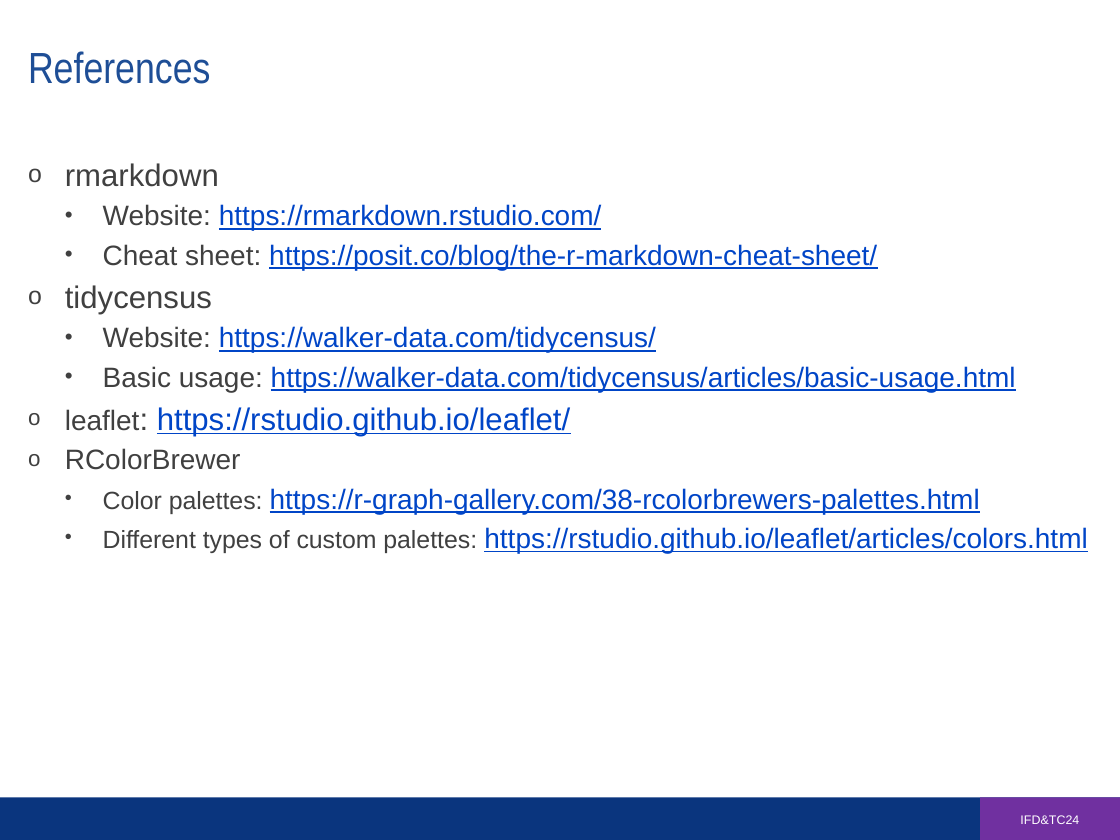
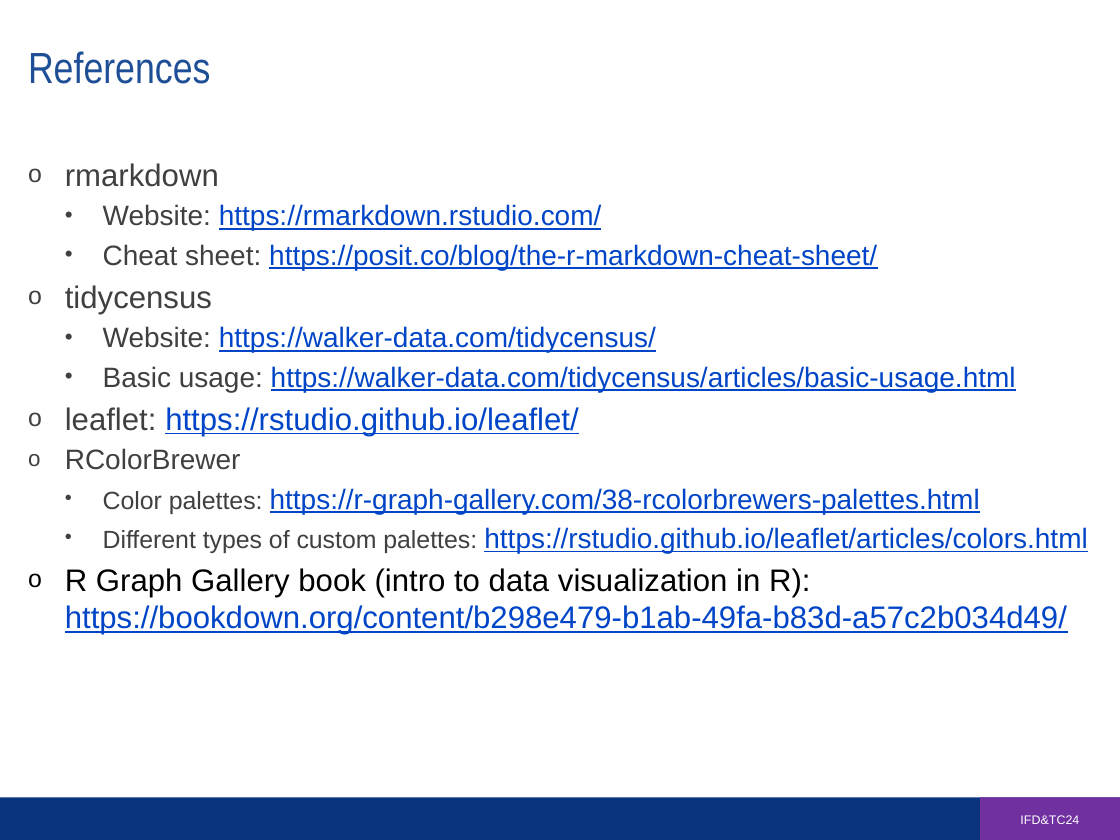
Before and after one commit to CharlotteLoobyRTI/IFDTC24, a slide deck: slide 14 of Presentation_V2.pptx (slide 13 before the commit). Drawn at 1120x840 pixels with LibreOffice and Linux fonts; fonts in the diff are those of the drawing. Boxes give left, top, right and bottom in pixels: in the first picture for what was removed or moved away, otherwise in the second. Text is boxed around its words. In the diff, an @@ line names an element or a change of style, - is before the commit and + after.

```diff
--- a/Presentation_V2.pptx
+++ b/Presentation_V2.pptx
@@ text at bbox=[65, 407, 578, 436]: size 18 to 20 pt in "leaflet:" @@
@@ text at bbox=[65, 568, 1067, 634]: paragraph added @@
+o R Graph Gallery book (intro to data visualization in R): https://bookdown.org/content/b298e479-b1ab-49fa-b83d-a57c2b034d49/
```
Also in this commit, not shown: 1 other slide changed, 1 slide added, 1 other file.
